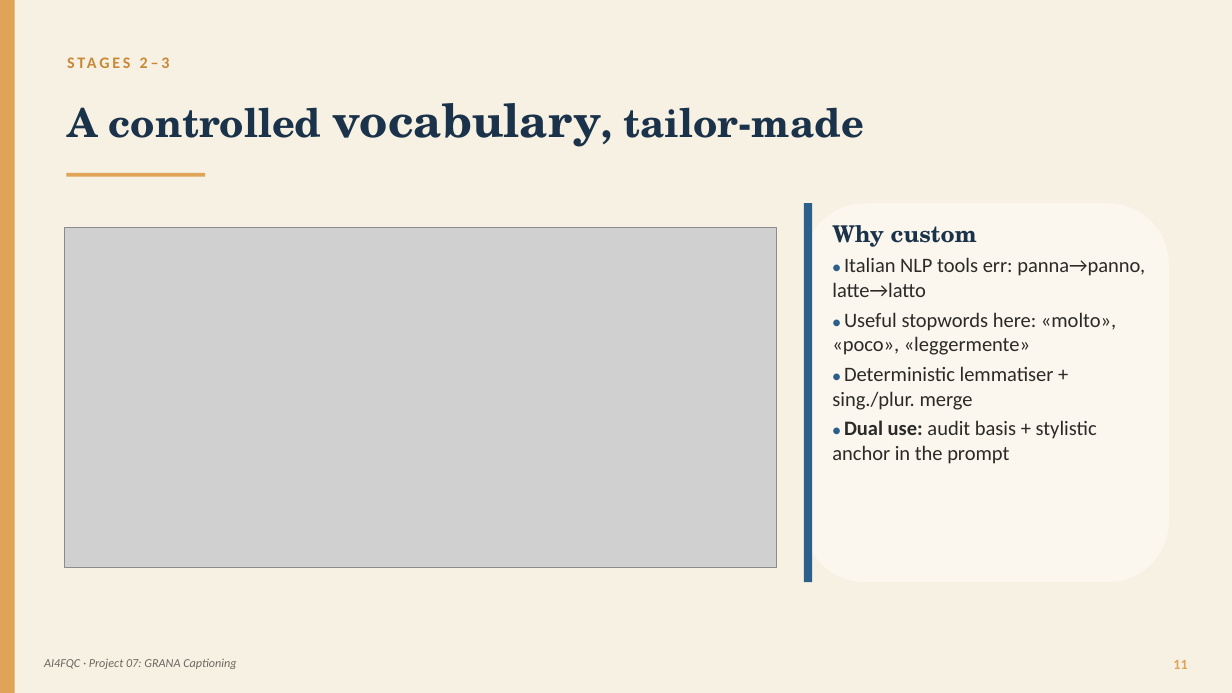
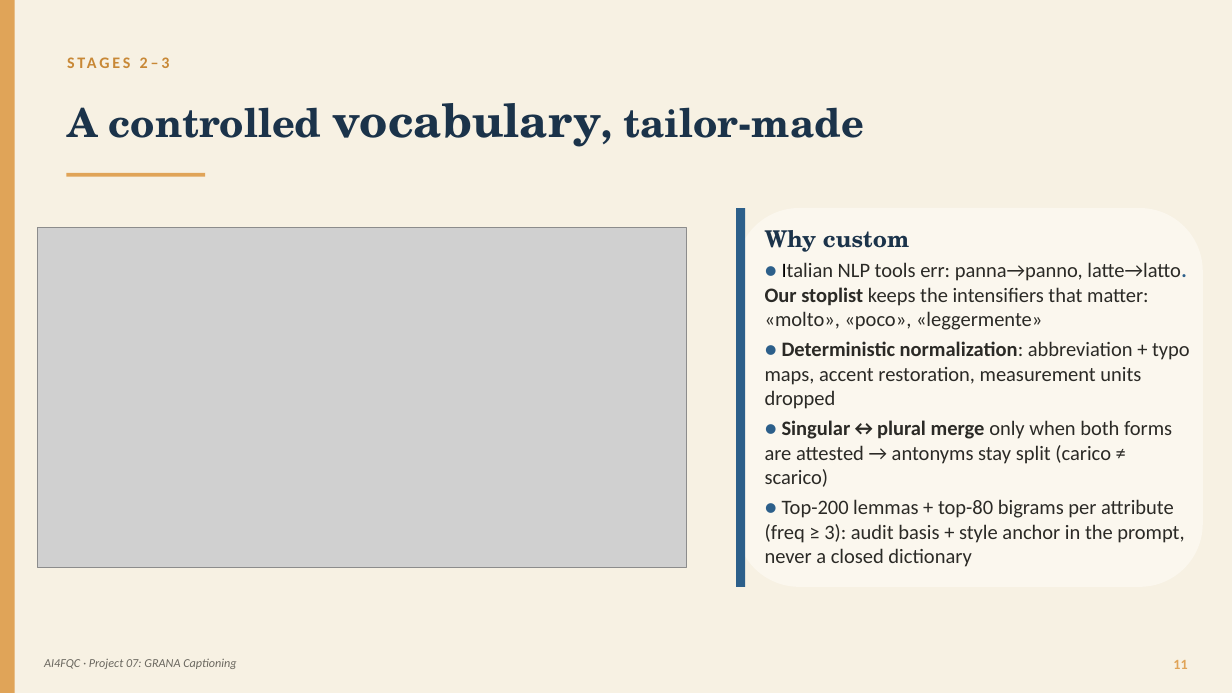
Before and after one commit to panciut/Cheese, a slide deck: slide 11 of presentation/Trentingrana_Captioning_EN.pptx. Drawn at 1232x693 pixels with LibreOffice and Linux fonts; fonts in the diff are those of the drawing; grey boxes stand for pictures. Boxes give left, top, right and bottom in pixels: in the first picture for what was removed or moved away, otherwise in the second. Text is boxed around its words. In the diff, an @@ line names an element or a change of style, - is before the commit and + after.

```diff
--- a/presentation/Trentingrana_Captioning_EN.pptx
+++ b/presentation/Trentingrana_Captioning_EN.pptx
@@ rounded rectangle: place and size @@
-rounded rectangle at [804, 203, 1169, 582]
+rounded rectangle at [737, 208, 1203, 587]
@@ rectangle: place and size @@
-rectangle at [804, 203, 812, 582]
+rectangle at [737, 208, 746, 587]
@@ picture: place and size @@
-picture at [65, 227, 776, 567]
+picture at [38, 227, 687, 567]
@@ text "Why custom": place and size @@
-text "Why custom" at [832, 225, 1145, 464]
+text "Why custom" at [765, 230, 1190, 567]
@@ text at [765, 262, 1190, 567]: text changed @@
-● Italian NLP tools err: panna→panno, latte→latto
-● Useful stopwords here: «molto», «poco», «leggermente»
-● Deterministic lemmatiser + sing./plur. merge
-● Dual use: audit basis + stylistic anchor in the prompt
+● Italian NLP tools err: panna→panno, latte→latto. Our stoplist keeps the intensifiers that matter: «molto», «poco», «leggermente»
+● Deterministic normalization: abbreviation + typo maps, accent restoration, measurement units dropped
+● Singular↔plural merge only when both forms are attested → antonyms stay split (carico ≠ scarico)
+● Top-200 lemmas + top-80 bigrams per attribute (freq ≥ 3): audit basis + style anchor in the prompt, never a closed dictionary
```
